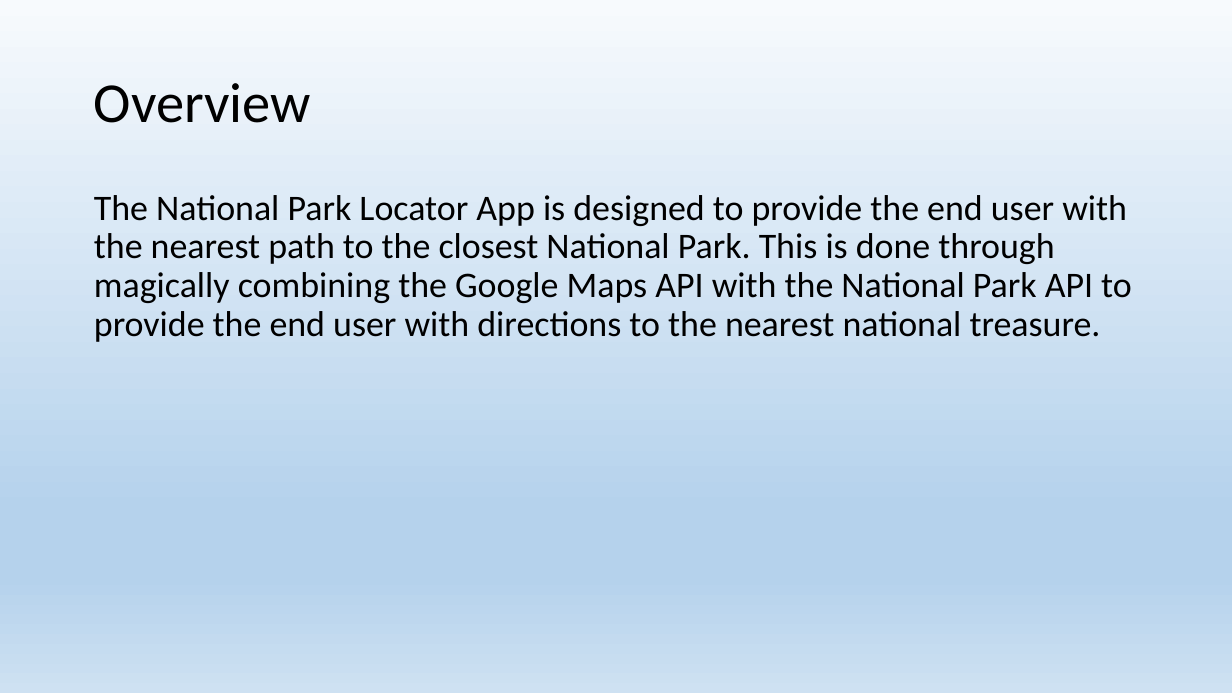
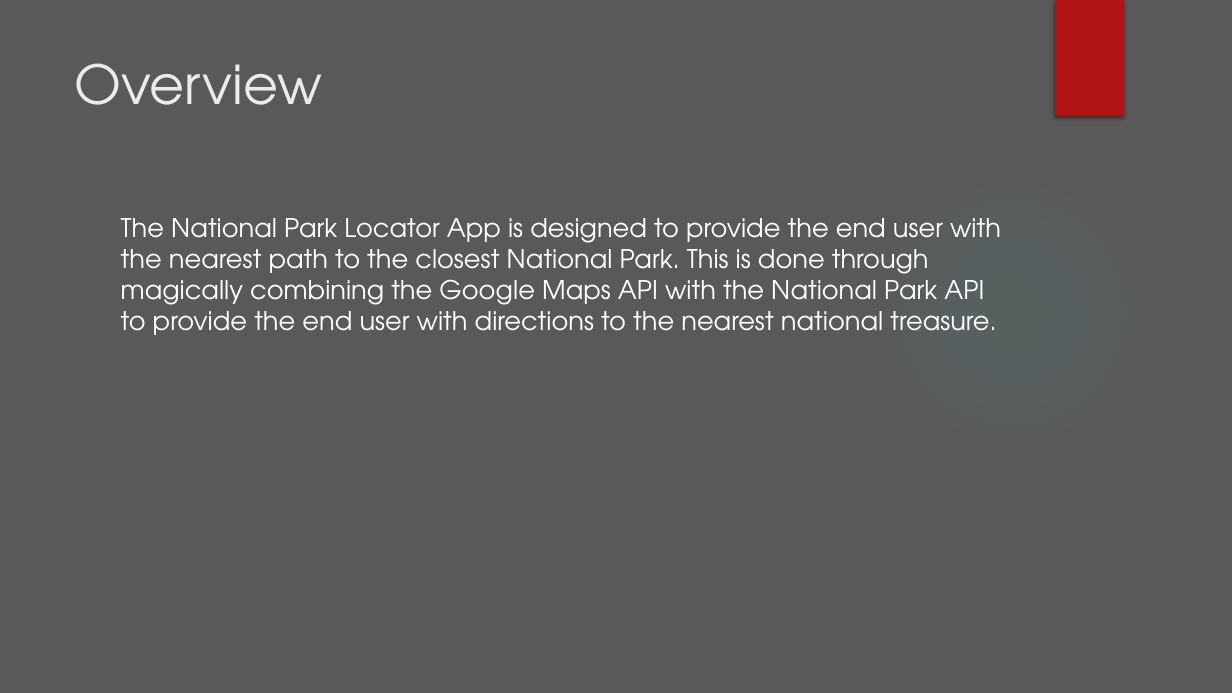
Before and after one commit to S-Voss/nhs-mapper, a slide deck: slide 3 of National Parks Locator.pptx. Drawn at 1232x693 pixels with LibreOffice and Linux fonts; fonts in the diff are those of the drawing; background and template pictures are left out. Boxes give left, top, right and bottom in pixels: in the first picture for what was removed or moved away, otherwise in the second. Text is boxed around its words. In the diff, an @@ line names an element or a change of style, - is before the commit and + after.

```diff
--- a/National Parks Locator.pptx
+++ b/National Parks Locator.pptx
@@ background gradient #F7FAFD to #B5D2EC to #CEE1F2 to #595959 @@
@@ rectangle added at bbox=[1055, 0, 1124, 116], fill #B01513 @@
@@ title "Overview": place and size @@
-title "Overview" at bbox=[94, 83, 311, 123]
+title "Overview" at bbox=[75, 63, 323, 105]
@@ title "Overview" at bbox=[75, 63, 323, 105]: size 44 to 42 pt, font Calibri to TeX Gyre Adventor, text colour #000000 to #EBEBEB; line spacing 0.9 to 1; vertical alignment middle to top @@
@@ ellipse added at bbox=[870, 169, 1154, 454], fill gradient #50B9C1 @@
@@ text "The National Park Locator App ...": place and size @@
-text "The National Park Locator App ..." at bbox=[94, 195, 1132, 342]
+text "The National Park Locator App ..." at bbox=[121, 218, 1001, 335]
@@ text "The National Park Locator App ..." at bbox=[121, 218, 1001, 335]: size 28 to 20 pt, font Calibri to TeX Gyre Adventor, text colour #000000 to #FFFFFF; line spacing 0.9 to 1 @@
```
Also in this commit, not shown: 2 other slides changed, 3 slides added, 3 slides removed.
